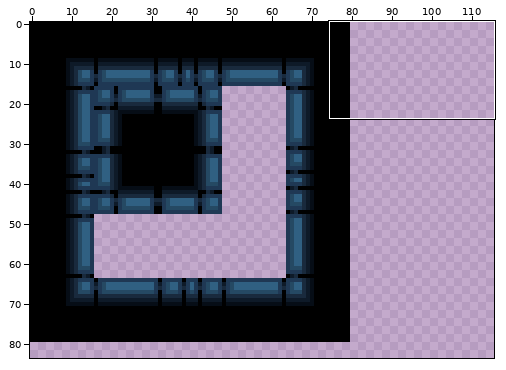
Edited in one commit: pixel-art file (examples/vacuum-outlaw/src/main/resources/tilesets/maps/StationOne_walls.aseprite). The first picture is a wide view before the edit; the outline marks the close-up.
Close-up. Old version:
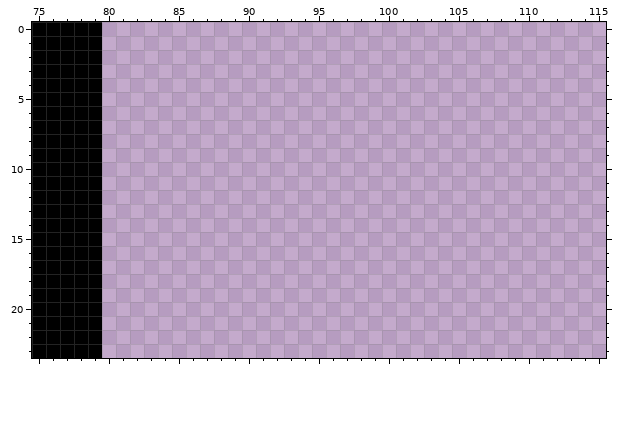
256x256 pixels, 1 frame. Shown: x 75..115, y 0..23. The wide view leaves out empty margins.
After:
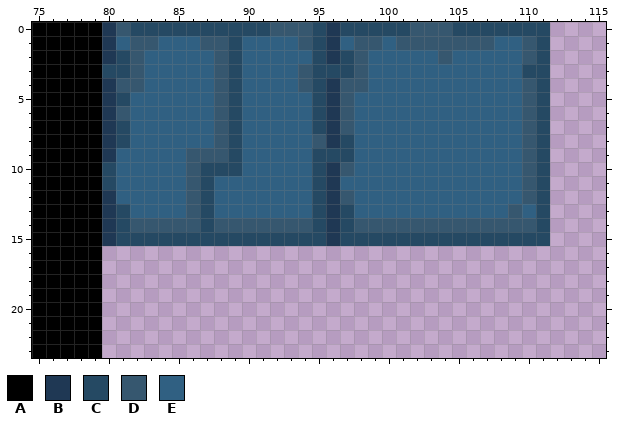
Palette (. is transparent): A #000000  B #1f3854  C #254963  D #36576f  E #306082
Log entry: orthographic adjustments on vacumm outlaw level
From old to new:
Colour B is added in rows 0 to 2 at x 80 and 96; in rows 4 to 8 at x 80 and 96; in row 9 at x 80; in rows 10 to 11 at x 96; in rows 12 to 15 at x 80 and 96.
Colour C is added in row 0 at x 82 to 91, 95, 97 to 101 and 105 to 111; in row 1 at x 89, 95 and 111; in row 2 at x 81, 89, 95, 97 and 111; in row 3 at x 80 to 81, 89, 95 to 97 and 110 to 111; in row 4 at x 89, 95 and 111; in row 5 at x 81, 89, 95 and 111.
Colour C is added in row 6 at x 89, 95 and 111; in row 7 at x 81, 89, 95 and 111; in row 8 at x 81, 89, 97 and 111; in row 9 at x 89, 95 to 97 and 111; in row 10 at x 80, 87 to 89, 95 and 111; in row 11 at x 80, 87, 95 and 111.
Colour C is added in row 12 at x 87, 95 and 111; in rows 13 to 14 at x 81, 87, 95, 97 and 111; in row 15 at x 81 to 95 and 97 to 111.
Colour D is added in row 0 at x 81, 92 to 94 and 102 to 104; in row 1 at x 82 to 83, 87 to 88, 94, 98 to 99, 101 to 107 and 110; in row 2 at x 82, 88, 98, 104 and 110; in row 3 at x 82, 88, 94 and 98; in row 4 at x 81 to 82, 88, 94, 97 to 98 and 110; in row 5 at x 88, 97 and 110.
Colour D is added in row 6 at x 81, 88, 97 and 110; in row 7 at x 88, 97 and 110; in row 8 at x 88, 95 and 110; in row 9 at x 86 to 88 and 110; in row 10 at x 86, 97 and 110; in row 11 at x 86 and 110.
Colour D is added in row 12 at x 86, 97 and 110; in row 13 at x 86 and 109; in row 14 at x 82 to 86, 88 to 94 and 98 to 110.
Colour E is added in row 1 at x 81, 84 to 86, 90 to 93, 97, 100 and 108 to 109; in row 2 at x 83 to 87, 90 to 94, 99 to 103 and 105 to 109; in rows 3 to 4 at x 83 to 87, 90 to 93 and 99 to 109; in rows 5 to 8 at x 82 to 87, 90 to 94 and 98 to 109; in rows 9 to 10 at x 81 to 85, 90 to 94 and 98 to 109; in row 11 at x 81 to 85, 88 to 94 and 97 to 109.
Colour E is added in row 12 at x 81 to 85, 88 to 94 and 98 to 109; in row 13 at x 82 to 85, 88 to 94, 98 to 108 and 110.
Boxes around the changes in both close-ups, in picture pixels (x1, y1, x2, y2):
added: (102, 22, 550, 246)
